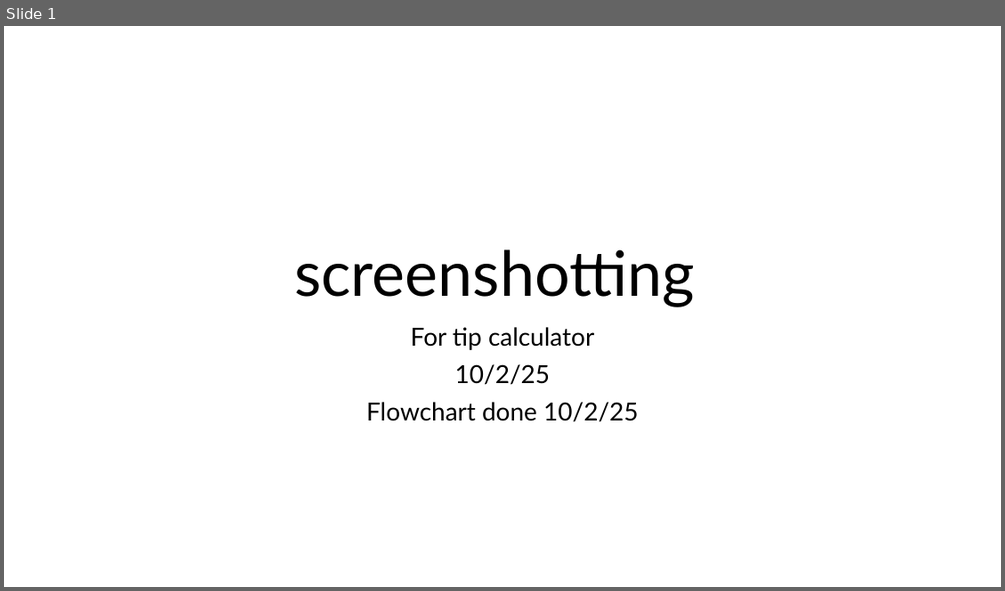
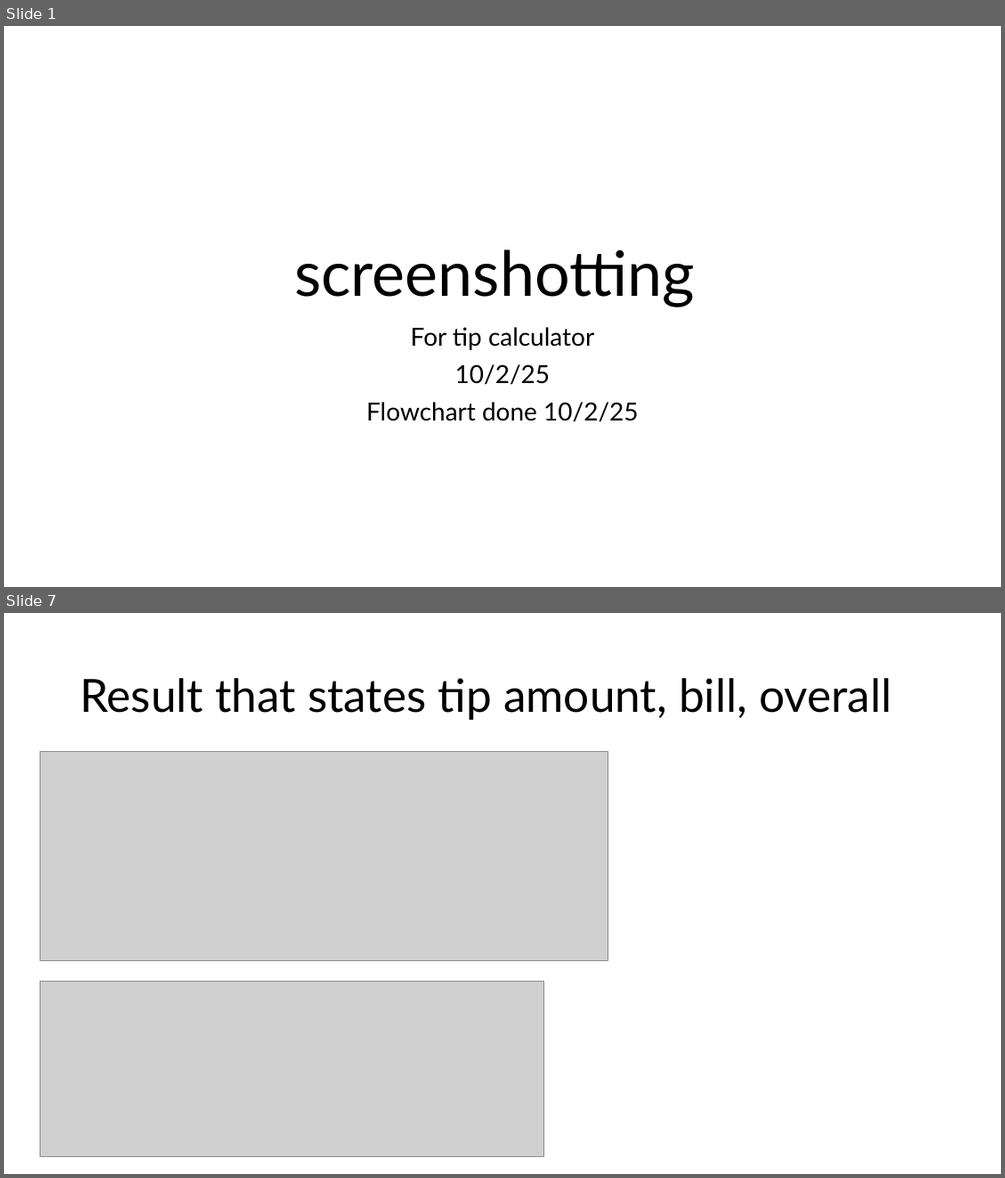
Before and after one commit to PengoPango/403IT_Programming_repos, a slide deck: 403_Programming/assignments/tipcalculatorprogress_screenshots.pptx. Shown one above the other, each under a label of ours: slide 1 before the commit, slides 1 and 7 after it; the slides between them are not shown. The pictures are 1005x591 and 1005x1178 pixels, drawn with LibreOffice and Linux fonts; fonts in the diff are those of the drawing; grey boxes stand for pictures. Boxes give left, top, right and bottom in pixels: in the first picture for what was removed or moved away, otherwise in the second. Text is boxed around its words. In the diff, an @@ line names an element or a change of style, - is before the commit and + after.

```diff
--- a/403_Programming/assignments/tipcalculatorprogress_screenshots.pptx
+++ b/403_Programming/assignments/tipcalculatorprogress_screenshots.pptx
@@ slide 7 added at box(4, 613, 1001, 1174), background #FFFFFF @@
@@ title added at box(80, 678, 891, 720), 44 pt, text #000000 @@
+Result that states tip amount, bill, overall
@@ picture added at box(40, 751, 608, 960) @@
@@ picture added at box(40, 981, 544, 1157) @@
```
Also in this commit, not shown: 16 other slides added, 1 slide removed, 2 other files.
